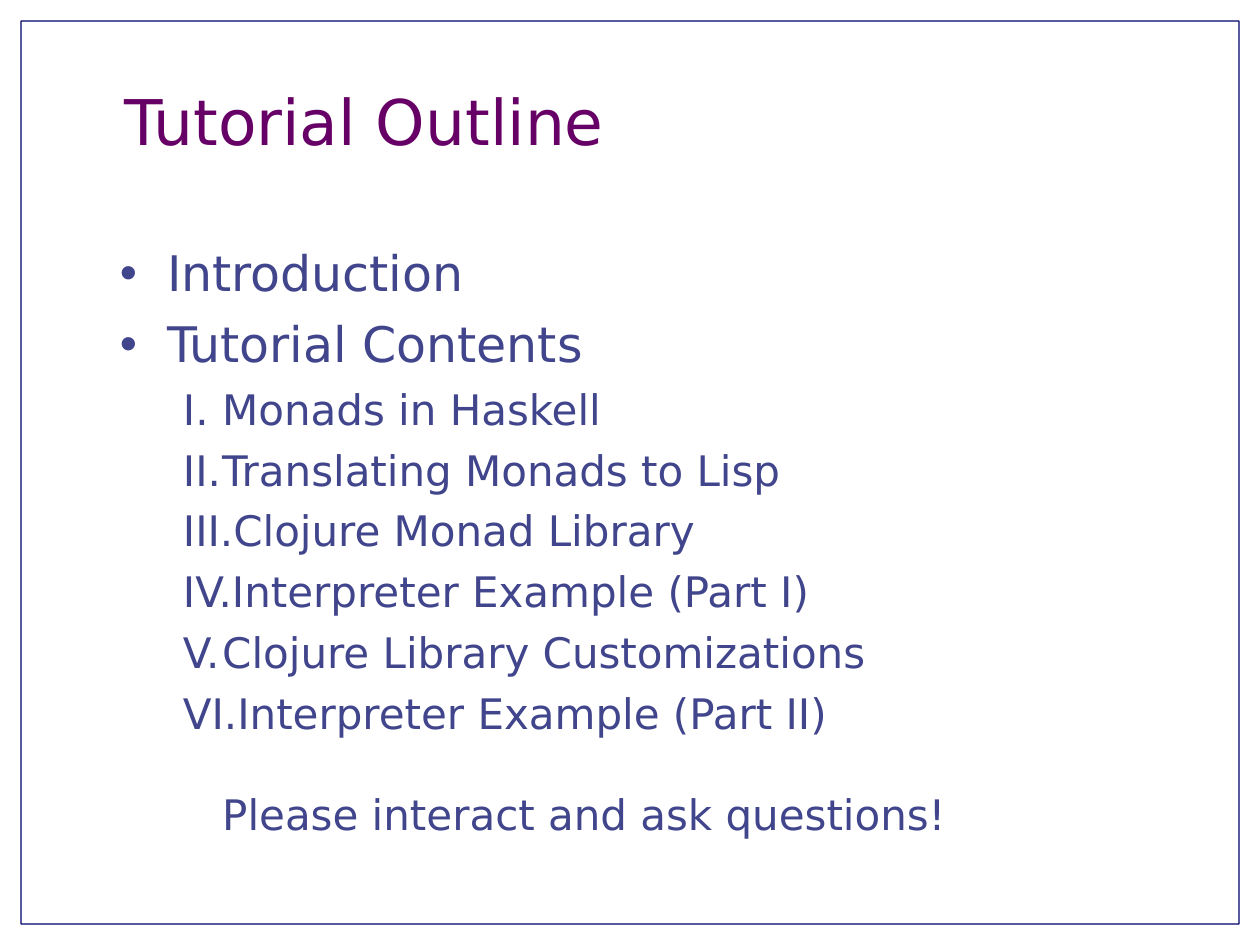
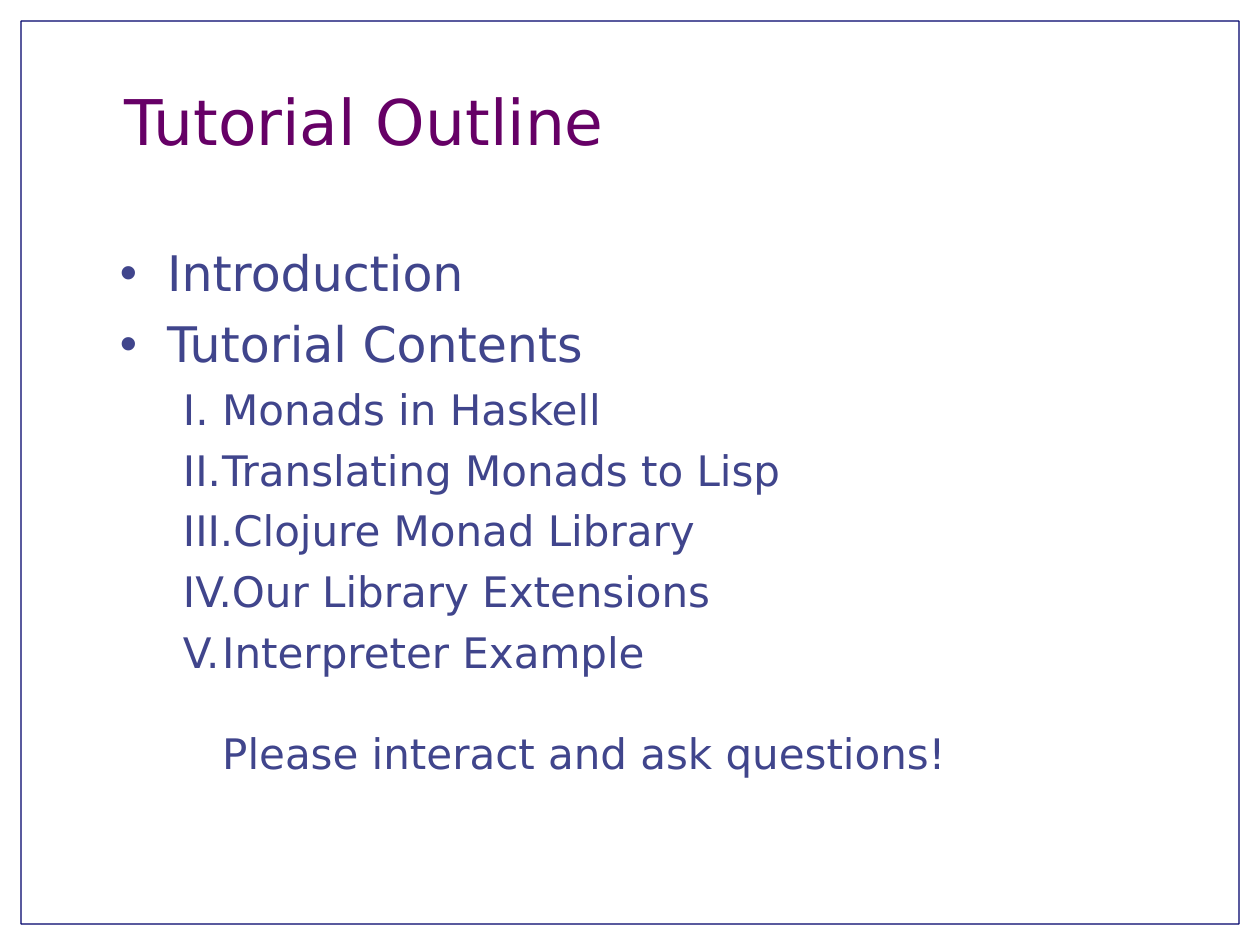
Before and after one commit to jnewbern/monad-tutorial, a slide deck: slide 2 of slides/TutorialOverview.odp. Drawn at 1260x945 pixels with LibreOffice and Linux fonts; fonts in the diff are those of the drawing. Boxes give left, top, right and bottom in pixels: in the first picture for what was removed or moved away, otherwise in the second. Text is boxed around its words. In the diff, an @@ line names an element or a change of style, - is before the commit and + after.

```diff
--- a/slides/TutorialOverview.odp
+++ b/slides/TutorialOverview.odp
@@ text at (x1=183, y1=575, x2=946, y2=778): text changed @@
-  IV. Interpreter Example (Part I)
-  V. Clojure Library Customizations
-  VI. Interpreter Example (Part II)
-      Please interact and ask questions!
+  IV. Our Library Extensions
+  V. Interpreter Example
+     Please interact and ask questions!
```
Also in this commit, not shown: 4 other slides changed.
